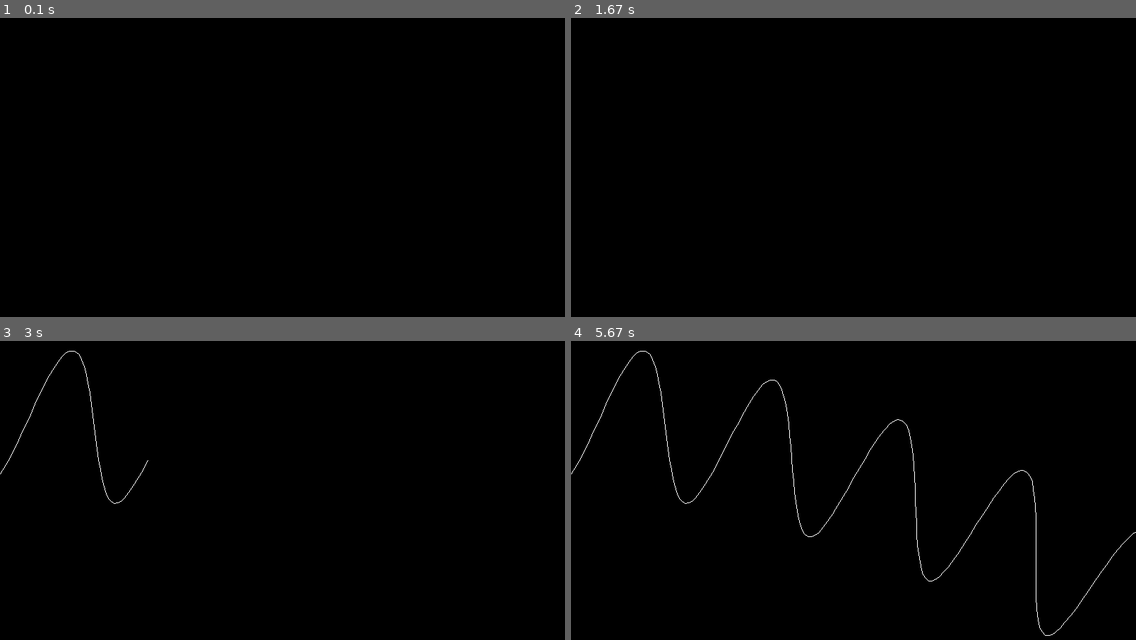
Above: before the commit, frames 1-4 (two rows, left to right).
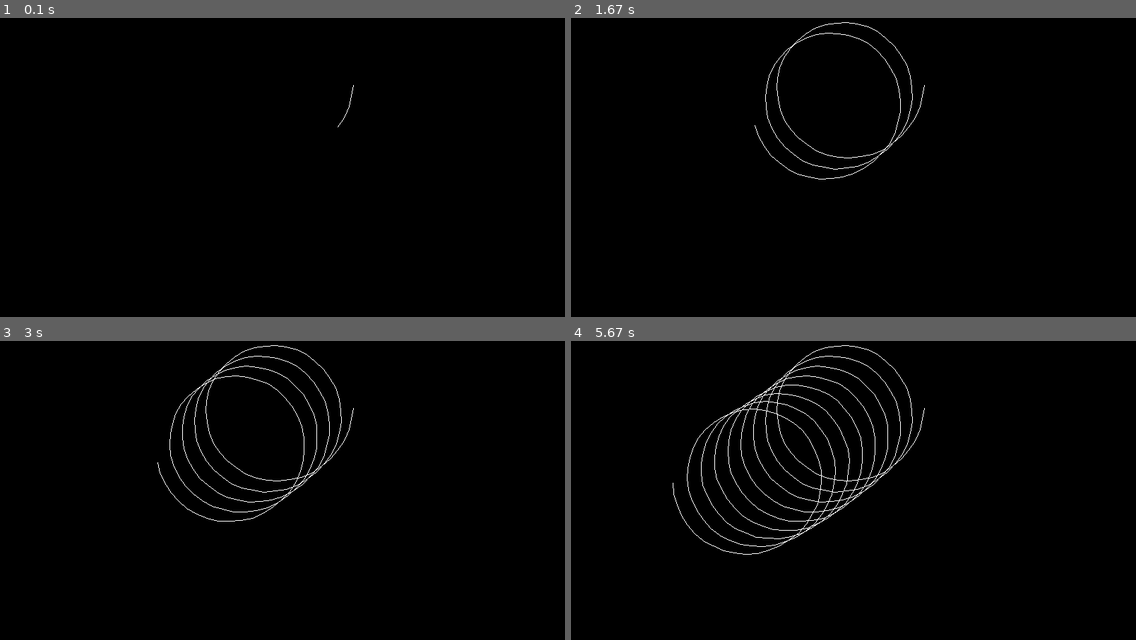
Above: after the commit, the same moments.

Repository: water0103/x-x
Game: pygame game, started from trying_3d.py
Same seed, same stepped clock (60 frames per second), same inputs: the game is played once before the commit and once after it.
Inputs:
- Up to frame 1 (0.1 s): no input
- Up to frame 2 (1.67 s): no input
- Up to frame 3 (3 s): no input
- Up to frame 4 (5.67 s): no input

The runs differ from the first frame. In frame 1, less than 0.1% of the frame differs, in the area x 59-63%, y 22-37%; in frame 2, 0.4%; in frame 3, 0.9%; in frame 4, 1.9%, in the area x 0-100%, y 1-99%.

Commit message:
changing the x y z axes

Diff:
--- a/trying_3d.py
+++ b/trying_3d.py
@@ -13,7 +13,7 @@
     real = math.cos((2 * k + 1) * math.pi * x)
     imagine = math.sin((2 * k + 1) * math.pi * x)
     x0 = x
-    return real , x0 , imagine
+    return x0 , real , imagine
 
 number_of_x = -10
 l = []
